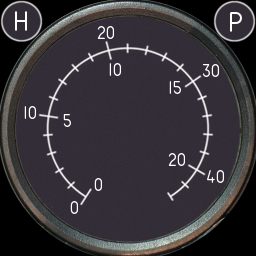
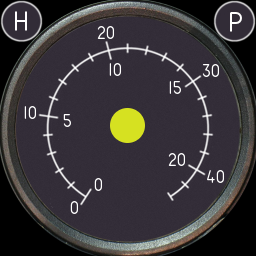
Layer changes from the first 256 x 256 image to the second:
painted on "Фон" over [110, 108, 145, 143]
